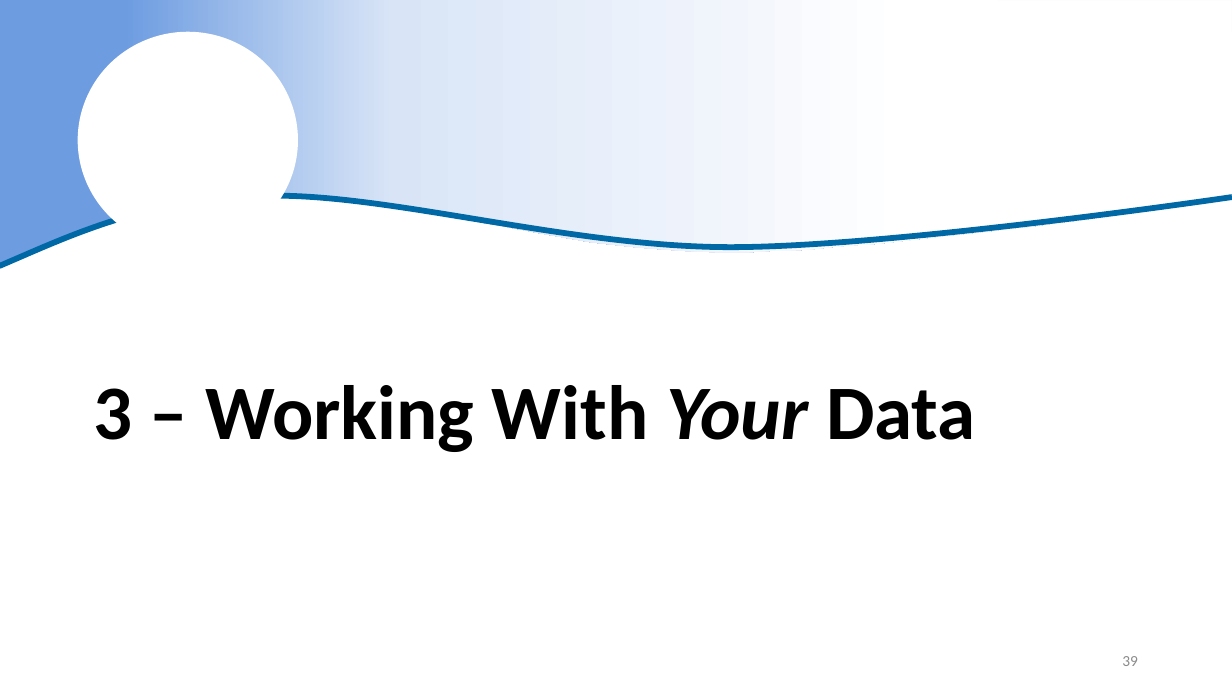
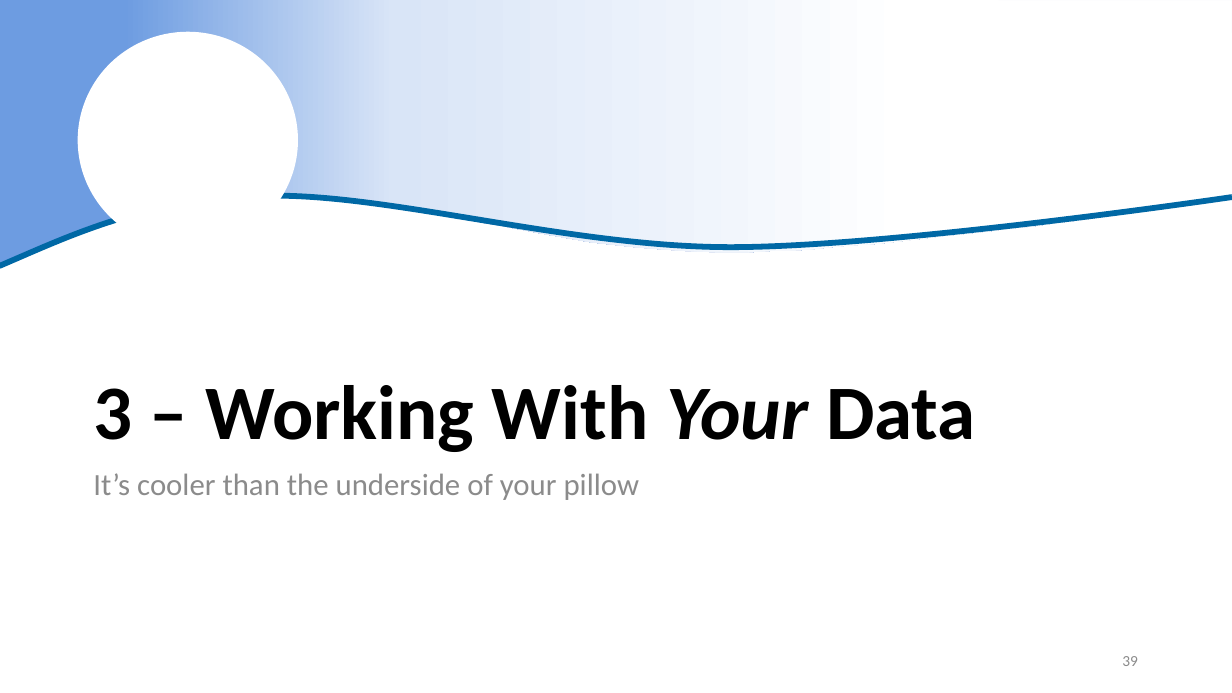
Before and after one commit to justinpriest/R_Intro_ADFG, a slide deck: slide 39 of The Basics of R.pptx. Drawn at 1232x693 pixels with LibreOffice and Linux fonts; fonts in the diff are those of the drawing; background and template pictures are left out. Boxes give left, top, right and bottom in pixels: in the first picture for what was removed or moved away, otherwise in the second. Text is boxed around its words. In the diff, an @@ line names an element or a change of style, - is before the commit and + after.

```diff
--- a/The Basics of R.pptx
+++ b/The Basics of R.pptx
@@ text added at [93, 473, 639, 500], 24 pt, text #8C8C8C @@
+It’s cooler than the underside of your pillow
```
Also in this commit, not shown: 8 other slides changed, 1 other file.
